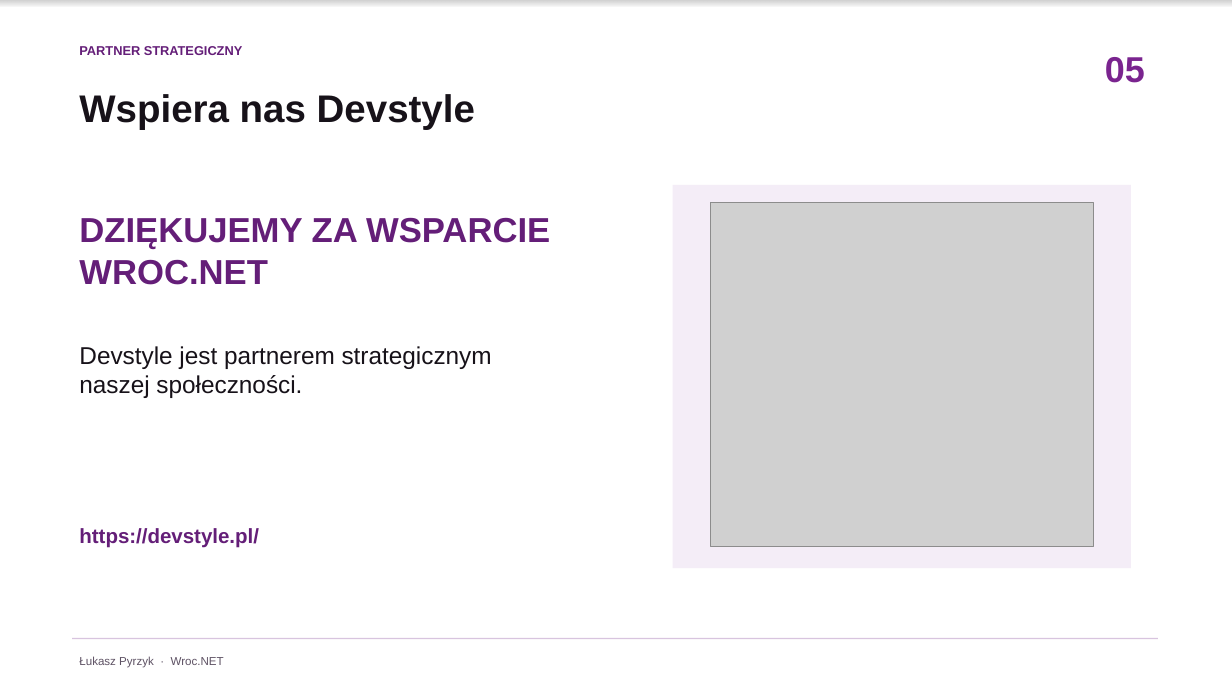
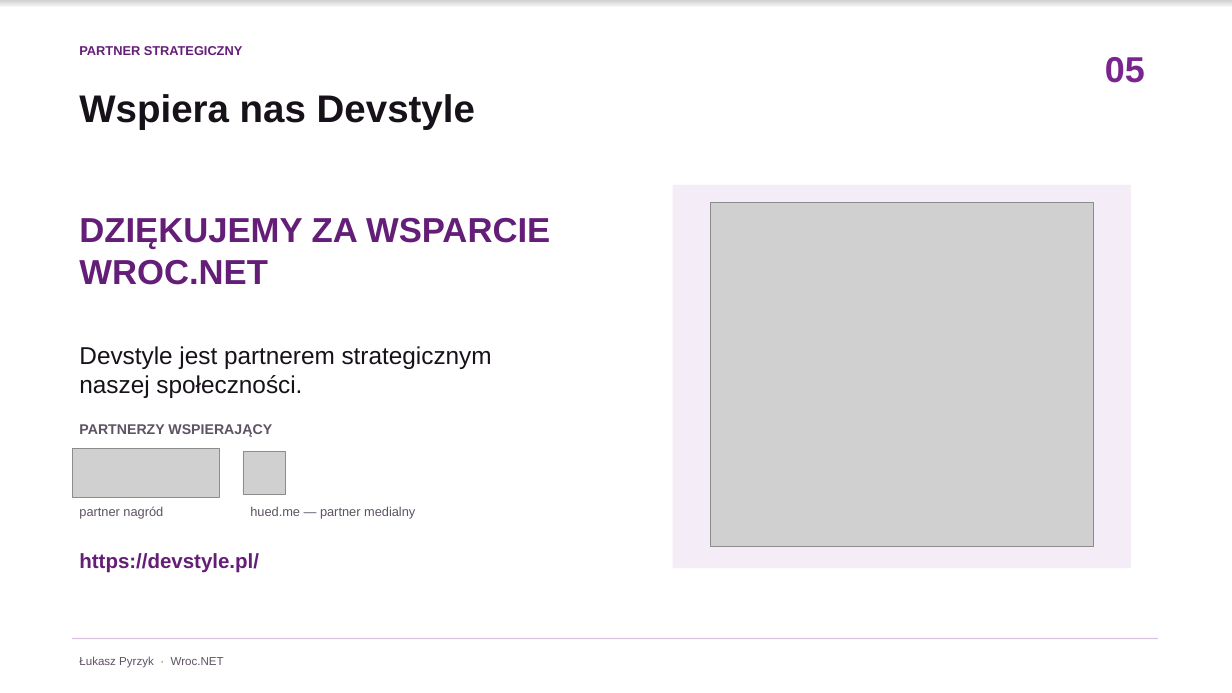
Before and after one commit to lukasz-pyrzyk/wrocnet.org, a slide deck: slide 5 of slides/170/2026-09-22-170-otwarcie-sezonu-final-v2.pptx. Drawn at 1232x693 pixels with LibreOffice and Linux fonts; fonts in the diff are those of the drawing; grey boxes stand for pictures. Boxes give left, top, right and bottom in pixels: in the first picture for what was removed or moved away, otherwise in the second. Text is boxed around its words. In the diff, an @@ line names an element or a change of style, - is before the commit and + after.

Commit message:
Add Helion and hued.me as smaller partners
- office/AGENTS.md: document Helion (partner nagród) and hued.me (partner medialny)
- Sponsor slide: add PARTNERZY WSPIERAJĄCY row with both logos, smaller than Devstyle
- Regenerate pptx/pdf

```diff
--- a/slides/170/2026-09-22-170-otwarcie-sezonu-final-v2.pptx
+++ b/slides/170/2026-09-22-170-otwarcie-sezonu-final-v2.pptx
@@ picture added at [72, 448, 220, 497] @@
@@ text added at [79, 424, 272, 437], 11 pt, text #5E5264, bold @@
+PARTNERZY WSPIERAJĄCY
@@ picture added at [243, 452, 286, 494] @@
@@ text added at [79, 506, 163, 518], 10 pt, text #5E5264 @@
+partner nagród
@@ text added at [250, 506, 415, 518], 10 pt, text #5E5264 @@
+hued.me — partner medialny
@@ text "https://devstyle.pl/": place and size @@
-text "https://devstyle.pl/" at [79, 528, 259, 548]
+text "https://devstyle.pl/" at [79, 553, 259, 573]
```
Also in this commit, not shown: 3 other files.
